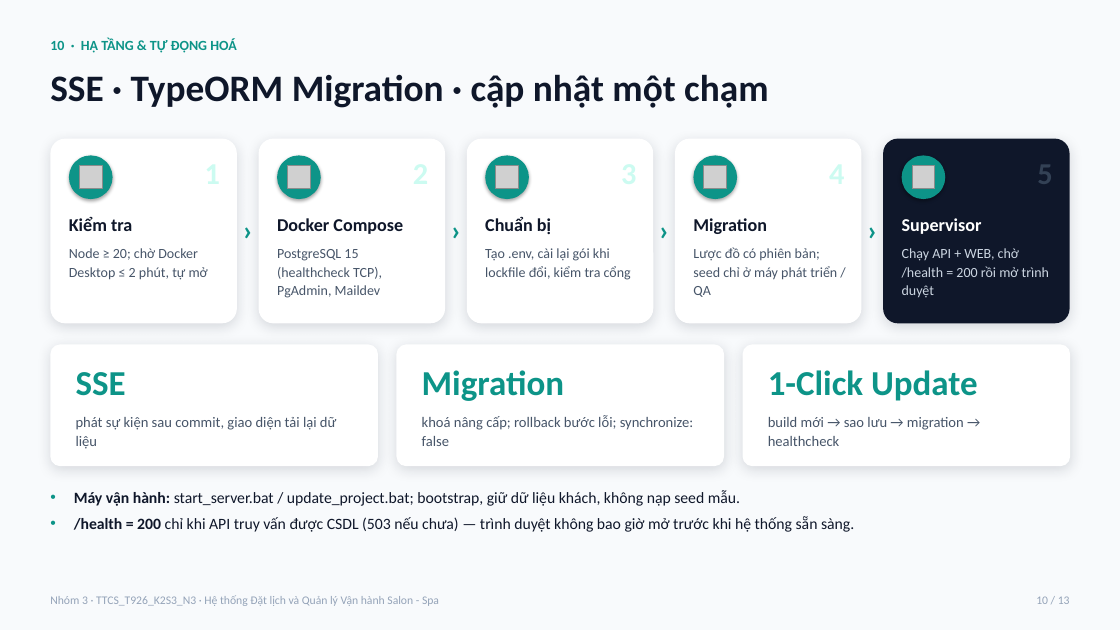
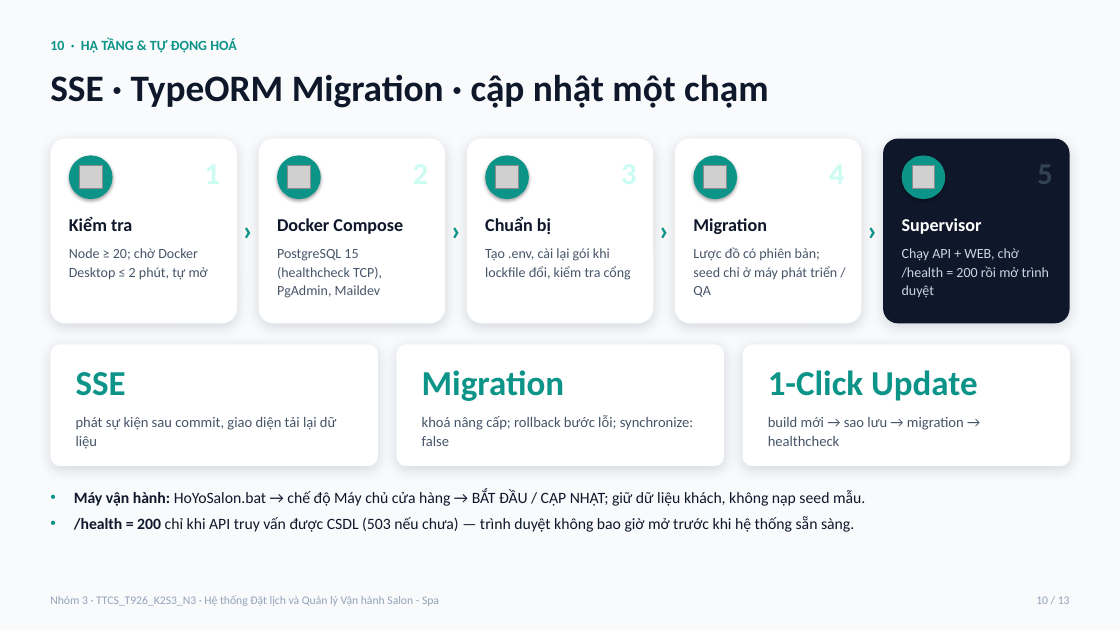
Before and after one commit to steveprovip/thucTap_HeThongDatLichSPA, a slide deck: slide 10 of docs/presentations/Slide_Bao_Cao_He_Thong_Dat_Lich_Salon_Spa.pptx. Drawn at 1120x630 pixels with LibreOffice and Linux fonts; fonts in the diff are those of the drawing; grey boxes stand for pictures. Boxes give left, top, right and bottom in pixels: in the first picture for what was removed or moved away, otherwise in the second. Text is boxed around its words. In the diff, an @@ line names an element or a change of style, - is before the commit and + after.

Commit message:
docs(report): regenerate internship report and slides for v1.4.0
- Report follows Decree 30/2020/ND-CP layout; adds HoYoSalon Launcher section
  (figures 22-24) and a Mentor Sprint 2 section with the 11-item resolution table
  and screenshots (figures 25-30).
- Statistics refreshed: 26 tables, 168 unit tests, 95 e2e tests in 13 suites,
  4 launcher library tests, release timeline up to v1.4.0.
- Slide deck grows to 15 slides with Launcher and Mentor feedback slides.

```diff
--- a/docs/presentations/Slide_Bao_Cao_He_Thong_Dat_Lich_Salon_Spa.pptx
+++ b/docs/presentations/Slide_Bao_Cao_He_Thong_Dat_Lich_Salon_Spa.pptx
@@ text at (74,490,865,506): text changed @@
-• Máy vận hành: start_server.bat / update_project.bat; bootstrap, giữ dữ liệu khách, không nạp seed mẫu.
+• Máy vận hành: HoYoSalon.bat → chế độ Máy chủ cửa hàng → BẮT ĐẦU / CẬP NHẬT; giữ dữ liệu khách, không nạp seed mẫu.
```
Also in this commit, not shown: 2 other slides changed, 2 slides added, 13 other files.
